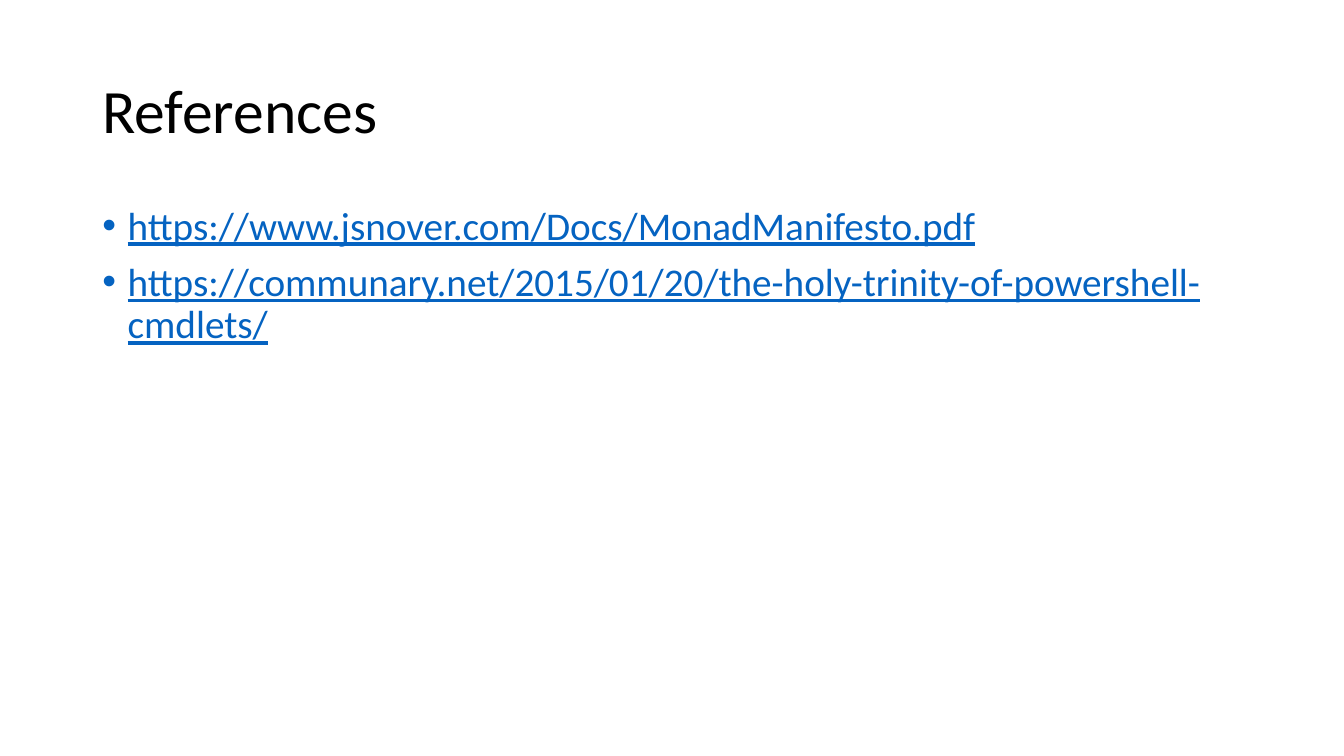
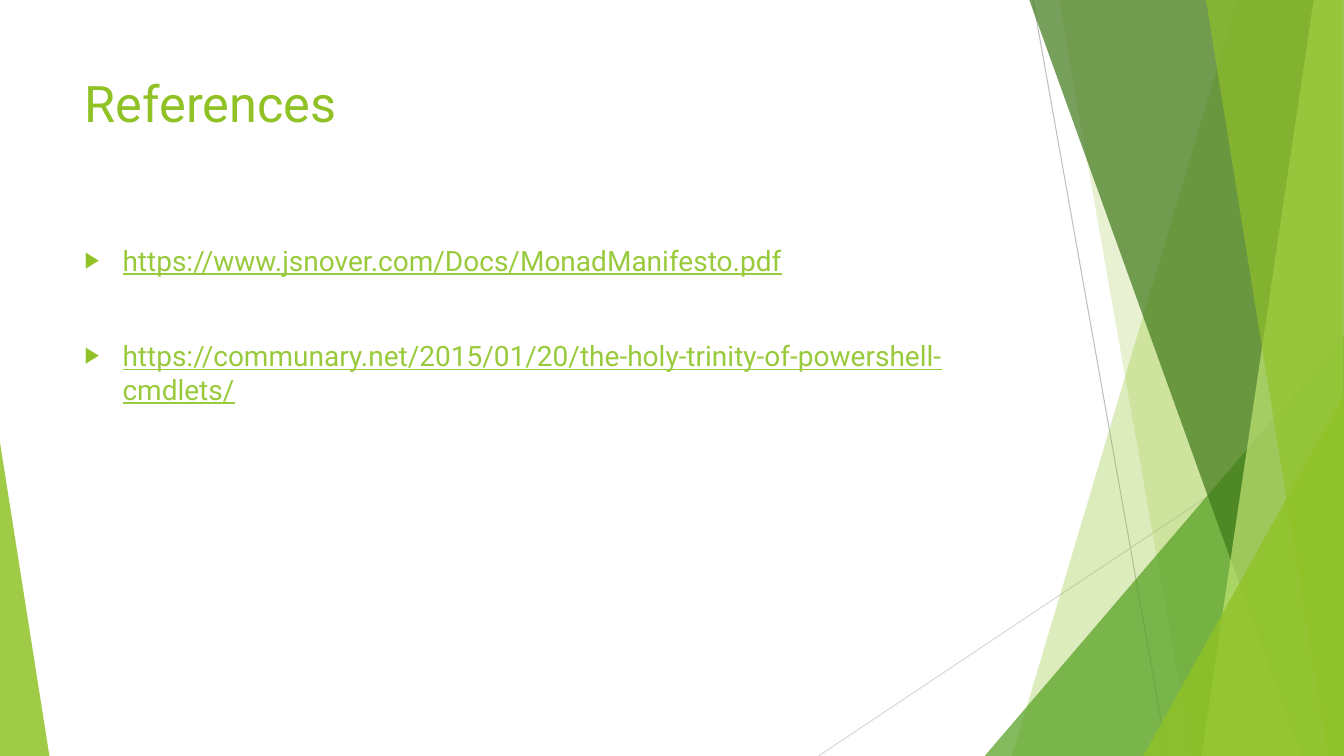
Before and after one commit to ergo3114/Fundamentals1, a slide deck: slide 11 of PowerShell Fundamentals 1.pptx (slide 9 before the commit). Drawn at 1344x756 pixels with LibreOffice and Linux fonts; fonts in the diff are those of the drawing. Boxes give left, top, right and bottom in pixels: in the first picture for what was removed or moved away, otherwise in the second. Text is boxed around its words. In the diff, an @@ line names an element or a change of style, - is before the commit and + after.

Commit message:
Updated PowerPoint with relevant information

```diff
--- a/PowerShell Fundamentals 1.pptx
+++ b/PowerShell Fundamentals 1.pptx
@@ title "References": place and size @@
-title "References" at (102,90,377,134)
+title "References" at (85,83,337,123)
@@ title "References" at (85,83,337,123): size 44 to 36 pt, font Calibri to Roboto, text colour #000000 to #90C226; line spacing 0.9 to 1; vertical alignment middle to top @@
@@ text "https://www.jsnover.com/Docs/MonadManifesto.pdf": place and size @@
-text "https://www.jsnover.com/Docs/MonadManifesto.pdf" at (128,212,1200,345)
+text "https://www.jsnover.com/Docs/MonadManifesto.pdf" at (123,249,942,404)
@@ text "https://www.jsnover.com/Docs/MonadManifesto.pdf" at (123,249,942,404): size 28 to 20 pt, font Calibri to Roboto, text colour #0563C1 to #99CA3C; bullet • to ▶; line spacing 0.9 to 1 @@
@@ group added at (0,0,1344,756): 5 freeform shapes, 3 triangles, 2 lines @@
```
Also in this commit, not shown: 8 other slides changed, 4 slides added.
